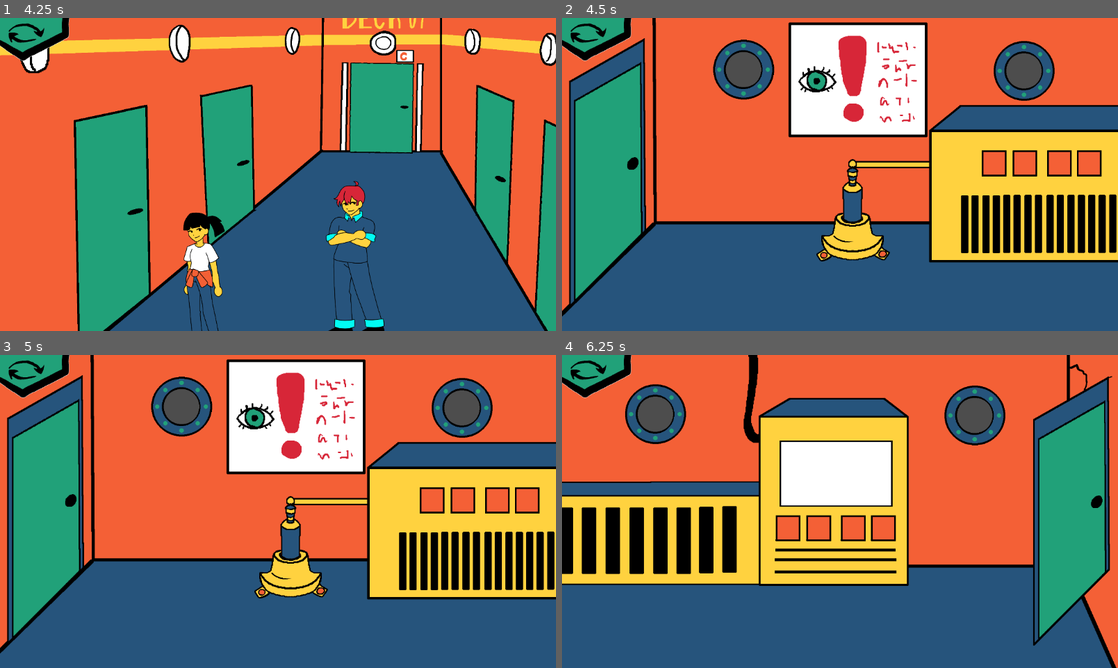
Above: before the commit, frames 1-4 (two rows, left to right).
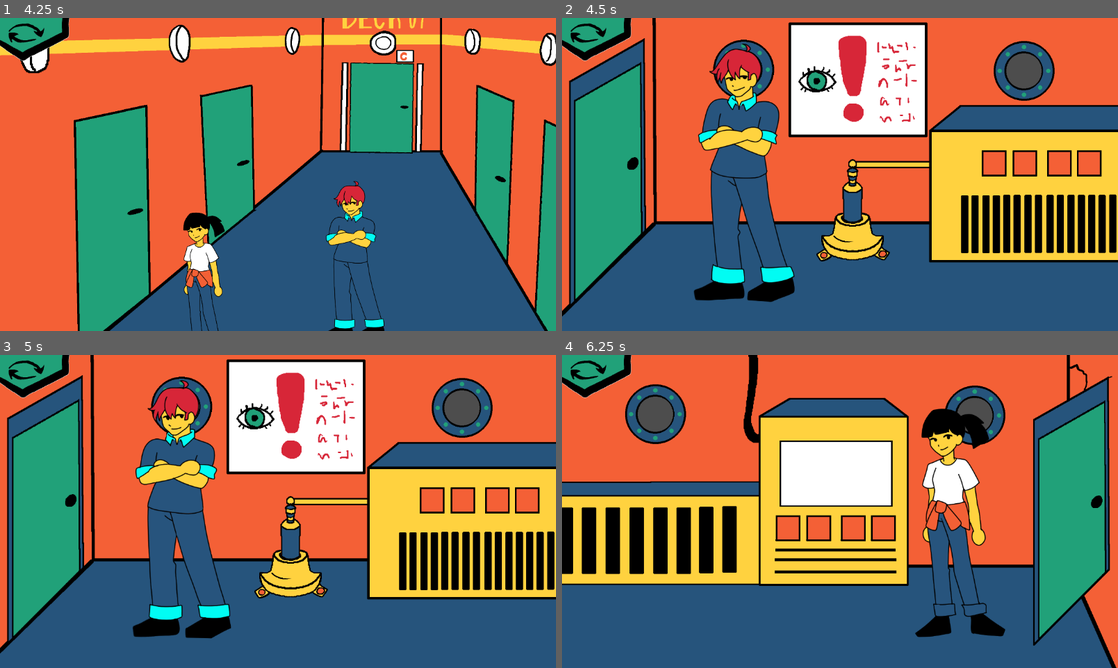
Above: after the commit, the same moments.

Repository: jame581/BrainAndGut
Game: Godot game, scene res://maps/main_level.tscn
Same seed, same stepped clock (60 frames per second), same inputs: the game is played once before the commit and once after it. This scene is started directly instead of the project's main scene. Sound files missing from this copy of the repository are replaced by a short silence.
Inputs (mouse positions are in pixels of both pictures, inside the frame that each line leads up to):
- Up to frame 1 (4.25 s): move the mouse to (383, 180) at 0.52 s; press the mouse at (383, 180) at 0.53 s; move the mouse to (478, 180) at 1.27 s; release the mouse at (478, 180) at 1.28 s; tap Tab (next_level) at 1.35, 2.85 s; click (478, 180) at 1.42 s; move the mouse to (77, 180) at 2.02 s; press the mouse at (77, 180) at 2.03 s; move the mouse to (250, 237) at 2.77 s; release the mouse at (250, 237) at 2.78 s; click (250, 237) at 2.92 s; move the mouse to (227, 165) at 3.52 s; press the mouse at (227, 165) at 3.53 s
- Up to frame 2 (4.5 s): move the mouse to (1051, 165) at 4.27 s; release the mouse at (1051, 165) at 4.28 s; tap Tab (next_level) at 4.35 s; click (1051, 165) at 4.42 s
- Up to frame 3 (5 s): no input
- Up to frame 4 (6.25 s): move the mouse to (995, 498) at 5.02 s; press the mouse at (995, 498) at 5.03 s; tap Enter at 5.75 s; move the mouse to (1023, 498) at 5.77 s; release the mouse at (1023, 498) at 5.78 s; tap Tab (next_level) at 5.85 s; click (1023, 498) at 5.92 s

Frame 1 is identical in both runs. In frame 2, 7.2% of the frame differs, in the area x 23-42%, y 8-91%; in frame 3, 7.0%; in frame 4, 4.6%.

Commit message:
Setup characters for Control and Engine room

Diff:
--- a/project/maps/main_level.tscn
+++ b/project/maps/main_level.tscn
@@ -59,11 +59,21 @@
 player_gut = NodePath("../../Gut")
 dialog_text_file = "res://resources/dialogs/gut_dialog.json"
 
-[node name="Room-Control" parent="Rooms" instance=ExtResource("5_0nfsp")]
+[node name="Room-Control" parent="Rooms" node_paths=PackedStringArray("player_brain", "player_brain_start_position") instance=ExtResource("5_0nfsp")]
 position = Vector2(-3450, -656)
+player_brain = NodePath("../../Brain")
+player_brain_start_position = NodePath("BrainStartPosition")
 
-[node name="Room-Engine" parent="Rooms" instance=ExtResource("6_1gwkk")]
+[node name="BrainStartPosition" type="Node2D" parent="Rooms/Room-Control"]
+position = Vector2(984, 40)
+
+[node name="Room-Engine" parent="Rooms" node_paths=PackedStringArray("player_gut", "player_gut_start_position") instance=ExtResource("6_1gwkk")]
 position = Vector2(3770, -653)
+player_gut = NodePath("../../Gut")
+player_gut_start_position = NodePath("GutStartPosition")
+
+[node name="GutStartPosition" type="Node2D" parent="Rooms/Room-Engine"]
+position = Vector2(-870, 0)
 
 [node name="Room-Corridor-Gut" parent="Rooms" node_paths=PackedStringArray("player_gut") instance=ExtResource("7_by7cb")]
 position = Vector2(0, 2356)
